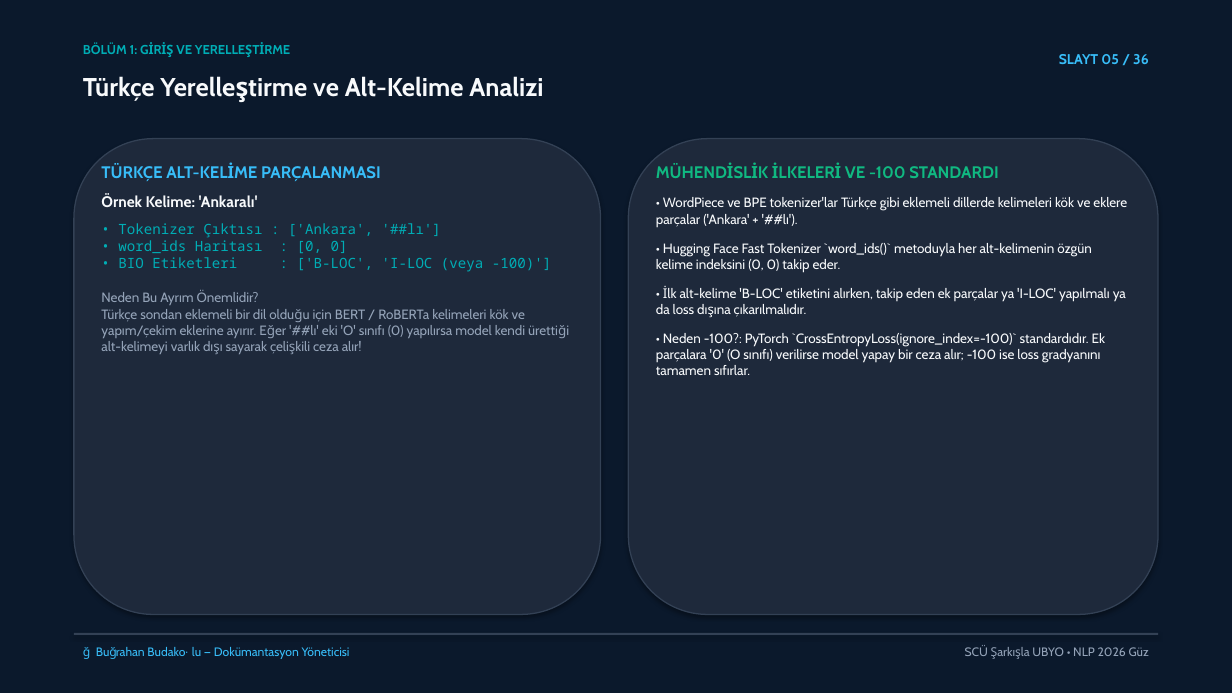
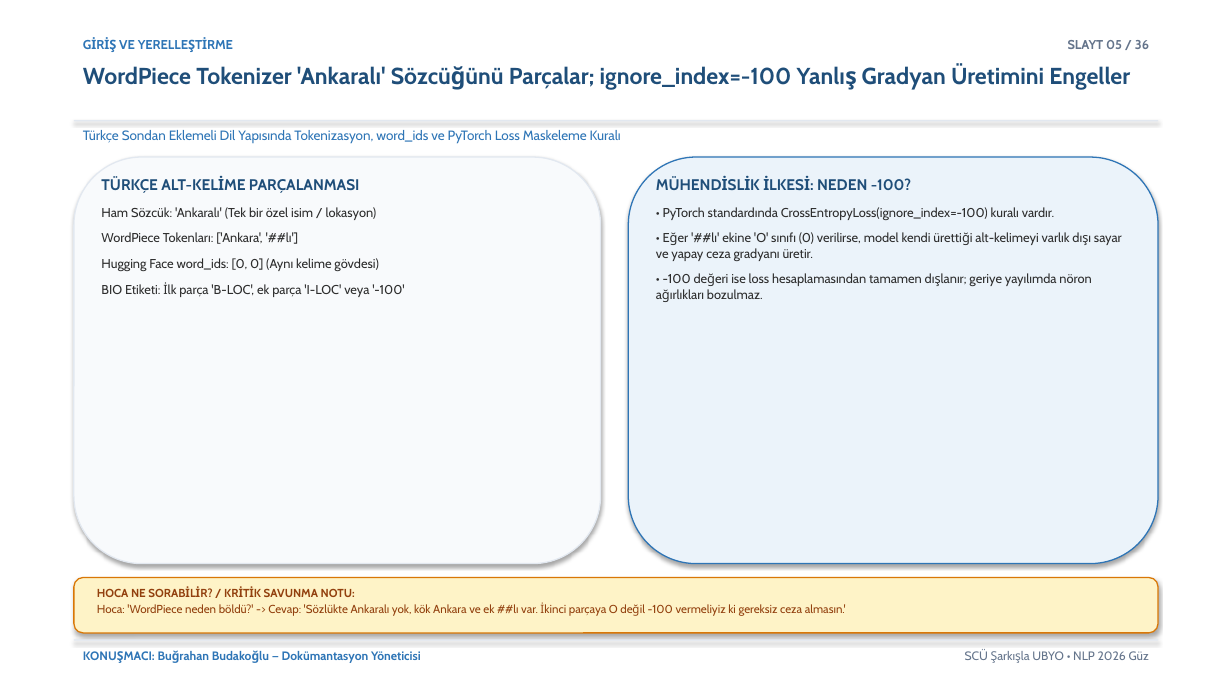
Before and after one commit to mesutpolatgil/NLP_2026, a slide deck: slide 5 of bolum-07-klasik-nlp-gorevleri/07-klasik-nlp-gorevleri/sunum/2026-guz-nlp07.pptx. Drawn at 1232x693 pixels with LibreOffice and Linux fonts; fonts in the diff are those of the drawing. Boxes give left, top, right and bottom in pixels: in the first picture for what was removed or moved away, otherwise in the second. Text is boxed around its words. In the diff, an @@ line names an element or a change of style, - is before the commit and + after.

Commit message:
hafta-07: NLP07 academic-pptx standartlarinda beyaz tema, aksiyon basliklari ve hoca savunma notlari ile guncellendi

```diff
--- a/bolum-07-klasik-nlp-gorevleri/07-klasik-nlp-gorevleri/sunum/2026-guz-nlp07.pptx
+++ b/bolum-07-klasik-nlp-gorevleri/07-klasik-nlp-gorevleri/sunum/2026-guz-nlp07.pptx
@@ rectangle at (0,0,1232,693): fill #0B192C to #FFFFFF @@
@@ text at (104,37,233,52): text changed; text colour #00ADB5 to #2E75B6 @@
-BÖLÜM 1: GİRİŞ VE YERELLEŞTİRME
+GİRİŞ VE YERELLEŞTİRME
@@ text "SLAYT 05 / 36": place and size @@
-text "SLAYT 05 / 36" at (1059,54,1149,64)
+text "SLAYT 05 / 36" at (1068,40,1149,49)
@@ text "SLAYT 05 / 36" at (1068,40,1149,49): size 11 to 10 pt, text colour #38BDF8 to #64748B @@
@@ text removed at (83,76,543,101) @@
-Türkçe Yerelleştirme ve Alt-Kelime Analizi
@@ text added at (83,65,1130,90), 18 pt, text #1F4E79, bold @@
+WordPiece Tokenizer 'Ankaralı' Sözcüğünü Parçalar; ignore_index=-100 Yanlış Gradyan Üretimini Engeller
@@ rounded rectangle removed at (74,139,601,615) @@
@@ rectangle added at (74,120,1158,121), fill #E2E8F0 @@
@@ text at (83,130,621,144): text changed; text colour #94A3B8 to #2E75B6 @@
-TÜRKÇE ALT-KELİME PARÇALANMASI
-Örnek Kelime: 'Ankaralı'
-• Tokenizer Çıktısı : ['Ankara', '##lı']
-• word_ids Haritası : [0, 0]
-• BIO Etiketleri : ['B-LOC', 'I-LOC (veya -100)']
-Neden Bu Ayrım Önemlidir?
-Türkçe sondan eklemeli bir dil olduğu için BERT / RoBERTa kelimeleri kök ve yapım/çekim eklerine ayırır. Eğer '##lı' eki 'O' sınıfı (0) yapılırsa model kendi ürettiği alt-kelimeyi varlık dışı sayarak çelişkili ceza alır!
+Türkçe Sondan Eklemeli Dil Yapısında Tokenizasyon, word_ids ve PyTorch Loss Maskeleme Kuralı
@@ rounded rectangle: place and size @@
-rounded rectangle at (628,139,1158,615)
+rounded rectangle at (74,157,601,564)
@@ rounded rectangle at (74,157,601,564): fill #1E293B to #F8FAFC; outline #334155 1 pt to #E2E8F0 1 pt @@
@@ text at (101,177,404,297): text changed; size 10.5 to 10 pt; text colour #F8FAFC to #2D2D2D @@
-MÜHENDİSLİK İLKELERİ VE -100 STANDARDI
-• WordPiece ve BPE tokenizer'lar Türkçe gibi eklemeli dillerde kelimeleri kök ve eklere parçalar ('Ankara' + '##lı').
-• Hugging Face Fast Tokenizer `word_ids()` metoduyla her alt-kelimenin özgün kelime indeksini (0, 0) takip eder.
-• İlk alt-kelime 'B-LOC' etiketini alırken, takip eden ek parçalar ya 'I-LOC' yapılmalı ya da loss dışına çıkarılmalıdır.
-• Neden -100?: PyTorch `CrossEntropyLoss(ignore_index=-100)` standardıdır. Ek parçalara '0' (O sınıfı) verilirse model yapay bir ceza alır; -100 ise loss gradyanını tamamen sıfırlar.
+TÜRKÇE ALT-KELİME PARÇALANMASI
+Ham Sözcük: 'Ankaralı' (Tek bir özel isim / lokasyon)
+WordPiece Tokenları: ['Ankara', '##lı']
+Hugging Face word_ids: [0, 0] (Aynı kelime gövdesi)
+BIO Etiketi: İlk parça 'B-LOC', ek parça 'I-LOC' veya '-100'
@@ rounded rectangle added at (628,157,1158,564), fill #EBF3FA, outline #2E75B6 1 pt @@
@@ text added at (656,176,1122,299), 10 pt, text #2D2D2D @@
+MÜHENDİSLİK İLKESİ: NEDEN -100?
+• PyTorch standardında CrossEntropyLoss(ignore_index=-100) kuralı vardır.
+• Eğer '##lı' ekine 'O' sınıfı (0) verilirse, model kendi ürettiği alt-kelimeyi varlık dışı sayar ve yapay ceza gradyanı üretir.
+• -100 değeri ise loss hesaplamasından tamamen dışlanır; geriye yayılımda nöron ağırlıkları bozulmaz.
@@ rounded rectangle added at (74,578,1158,633), fill #FEF3C7, outline #D97706 1 pt @@
@@ text added at (97,588,846,616), 9 pt, text #92400E @@
+HOCA NE SORABİLİR? / KRİTİK SAVUNMA NOTU:
+Hoca: 'WordPiece neden böldü?' -> Cevap: 'Sözlükte Ankaralı yok, kök Ankara ve ek ##lı var. İkinci parçaya O değil -100 vermeliyiz ki gereksiz ceza almasın.'
@@ rectangle: place and size @@
-rectangle at (74,633,1158,635)
+rectangle at (74,640,1158,640)
@@ rectangle at (74,640,1158,640): fill #334155 to #E2E8F0 @@
@@ text at (282,651,421,663): text changed; text colour #38BDF8 to #2E75B6; bold on @@
-👤 Buğrahan Budakoğlu — Dokümantasyon Yöneticisi
+KONUŞMACI: Buğrahan Budakoğlu — Dokümantasyon Yöneticisi
@@ text "SCÜ Şarkışla UBYO • NLP ..." at (965,651,1149,660): text colour #94A3B8 to #64748B @@
```
Also in this commit, not shown: 34 other slides changed, 1 slide added, 1 slide removed, 1 other file.
